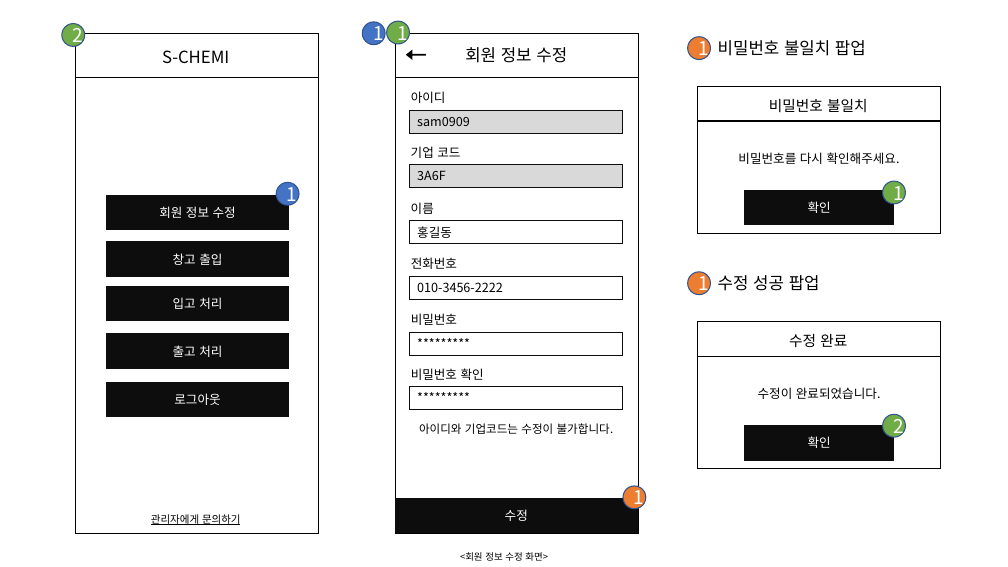
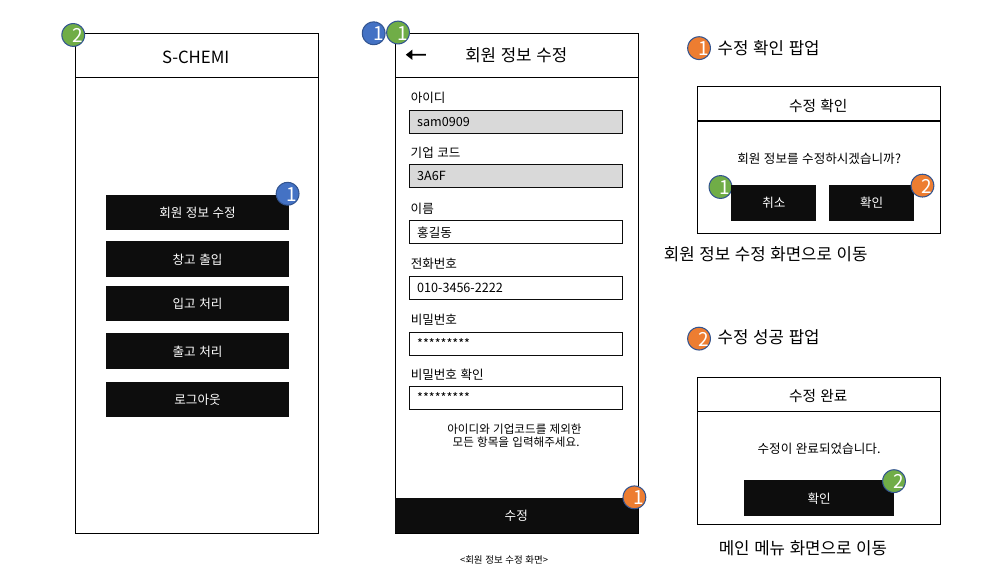
Before and after one commit to CDP2-4/Documents, a slide deck: slide 4 of screen_detail_design_app.pptx (slide 3 before the commit). Drawn at 1008x567 pixels with LibreOffice and Linux fonts; fonts in the diff are those of the drawing. Boxes give left, top, right and bottom in pixels: in the first picture for what was removed or moved away, otherwise in the second. Text is boxed around its words. In the diff, an @@ line names an element or a change of style, - is before the commit and + after.

Commit message:
final version

```diff
--- a/screen_detail_design_app.pptx
+++ b/screen_detail_design_app.pptx
@@ text at (718,40,820,56): text changed @@
-비밀번호 불일치 팝업
+수정 확인 팝업
@@ text at (789,98,847,112): text changed @@
-비밀번호 불일치
+수정 확인
@@ ellipse "1": place and size @@
-ellipse "1" at (882,181,905,204)
+ellipse "1" at (709,175,732,198)
@@ text at (737,152,901,164): text changed @@
-비밀번호를 다시 확인해주세요.
+회원 정보를 수정하시겠습니까?
@@ ellipse added at (911,174,934,197), fill #ED7D31, outline #325491 1 pt, 18 pt, text #FFFFFF @@
+2
@@ rectangle added at (732,186,816,221), fill #0D0D0D, outline #0D0D0D 1 pt, 12 pt, text #FFFFFF @@
+취소
@@ rectangle "확인": place and size @@
-rectangle "확인" at (744,191,894,225)
+rectangle "확인" at (830,186,913,221)
@@ text added at (664,246,868,262), 16 pt, text #000000 @@
+회원 정보 수정 화면으로 이동
@@ 3 texts, 3 rectangles, 2 ellipses: place and size @@
-3 texts, 3 rectangles, 2 ellipses at (688,272,941,470)
+3 texts, 3 rectangles, 2 ellipses at (688,327,941,525)
@@ text in ellipse at (698,326,708,351): text changed @@
-1
+2
@@ text at (447,423,582,447): text changed @@
-아이디와 기업코드는 수정이 불가합니다.
+아이디와 기업코드를 제외한
+모든 항목을 입력해주세요.
@@ text removed at (151,514,241,525) @@
-관리자에게 문의하기
@@ text added at (719,540,887,556), 16 pt, text #000000 @@
+메인 메뉴 화면으로 이동
```
Also in this commit, not shown: 6 other slides changed, 2 slides added, 1 slide removed.
